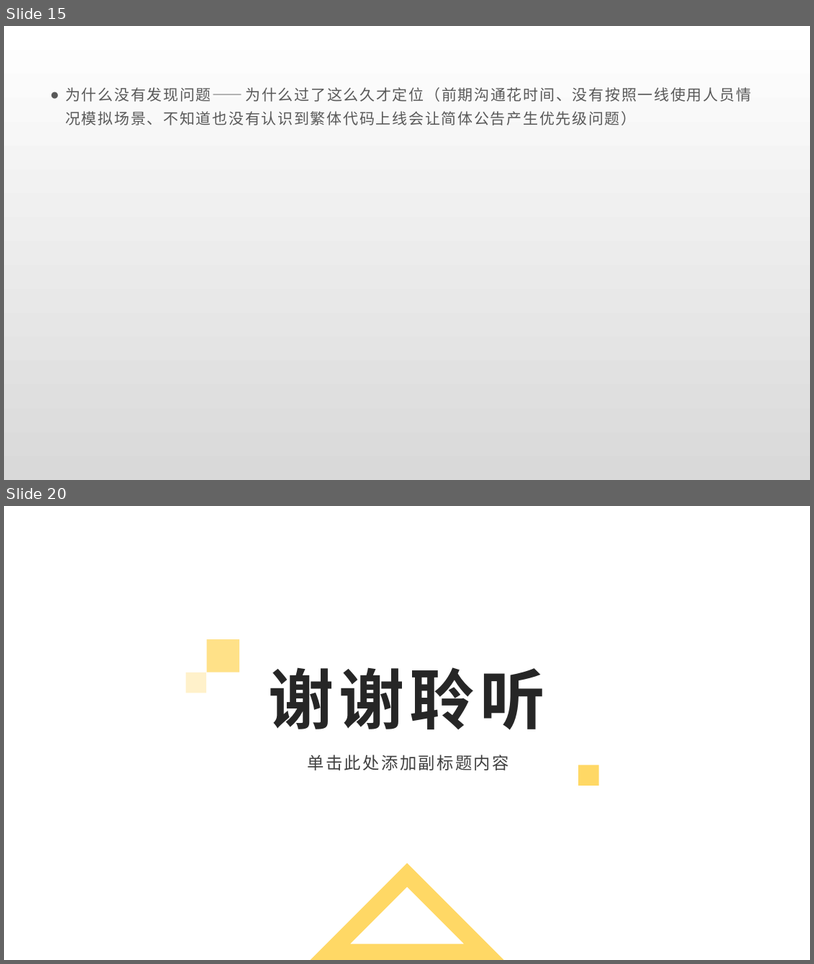
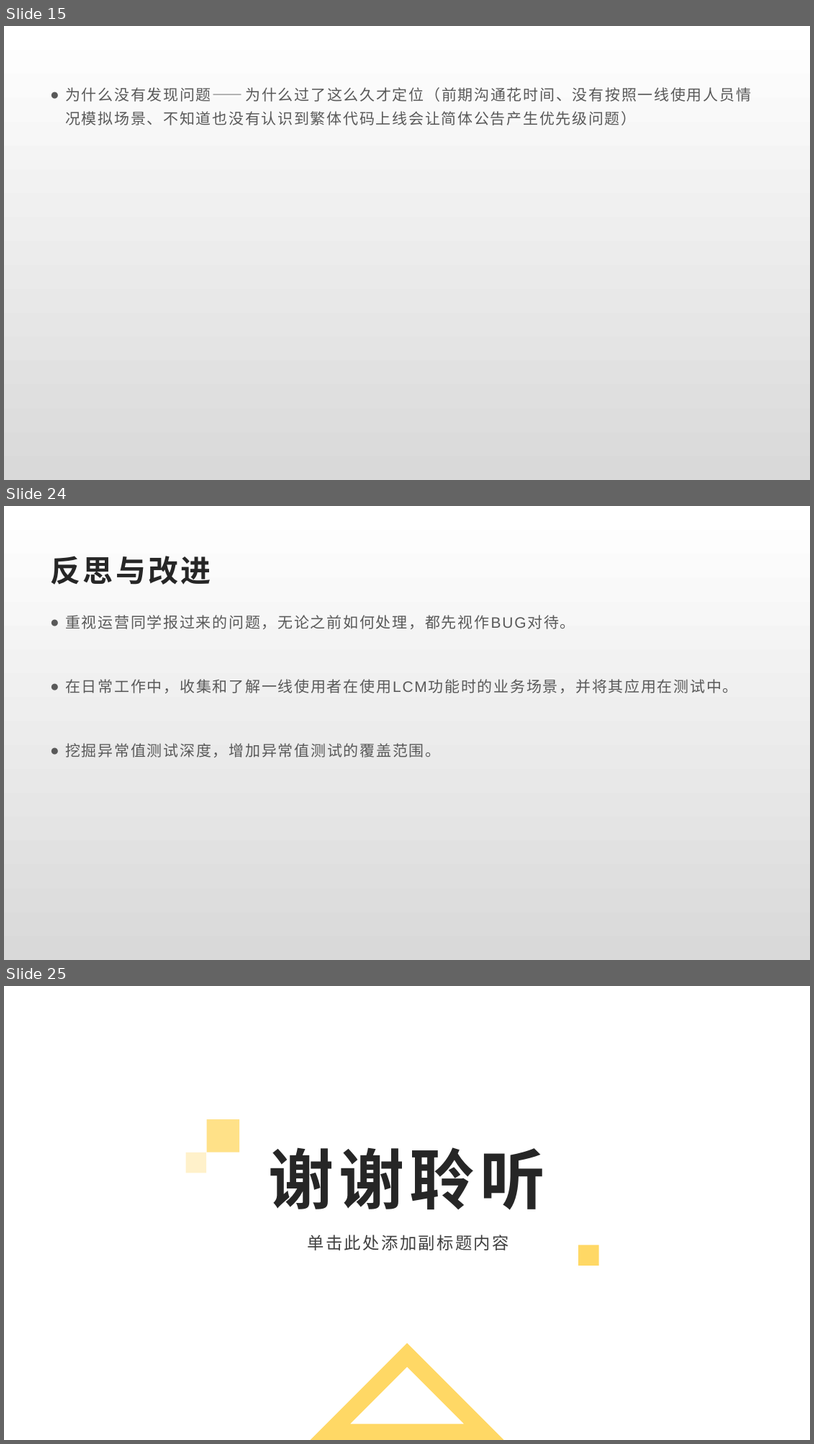
Before and after one commit to Rexixe1993/JavaScriptLesson, a slide deck: 全球版灌篮OBT复盘总结.pptx. Shown one above the other, each under a label of ours: slides 15 and 20 before the commit, slides 15, 24 and 25 after it; the slides between them are not shown. The pictures are 814x964 and 814x1444 pixels, drawn with LibreOffice and Linux fonts; fonts in the diff are those of the drawing; background and template pictures are left out. Boxes give left, top, right and bottom in pixels: in the first picture for what was removed or moved away, otherwise in the second. Text is boxed around its words. In the diff, an @@ line names an element or a change of style, - is before the commit and + after.

```diff
--- a/全球版灌篮OBT复盘总结.pptx
+++ b/全球版灌篮OBT复盘总结.pptx
@@ slide 24 added at box(4, 506, 810, 960), background gradient #FFFFFF to #D9D9D9 @@
@@ title added at box(50, 556, 211, 584), 36 pt, text #262626, bold @@
+反思与改进
@@ text added at box(65, 615, 738, 757), 18 pt, text #595959 @@
+● 重视运营同学报过来的问题，无论之前如何处理，都先视作BUG对待。
+● 在日常工作中，收集和了解一线使用者在使用LCM功能时的业务场景，并将其应用在测试中。
+● 挖掘异常值测试深度，增加异常值测试的覆盖范围。
@@ what was slide 20 is now slide 25 @@
```
Also in this commit, not shown: 6 slides changed, 4 other slides added.
